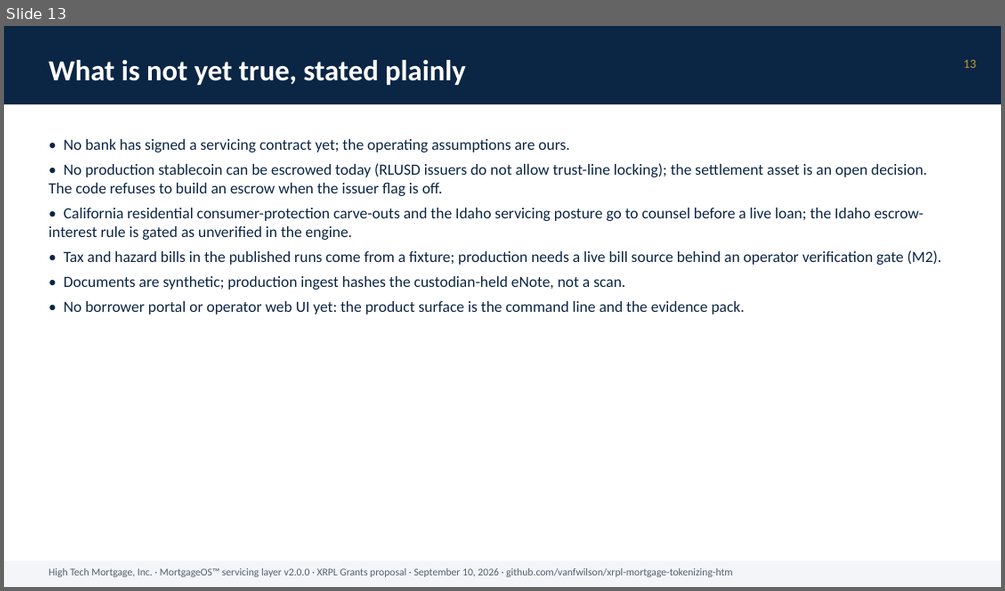
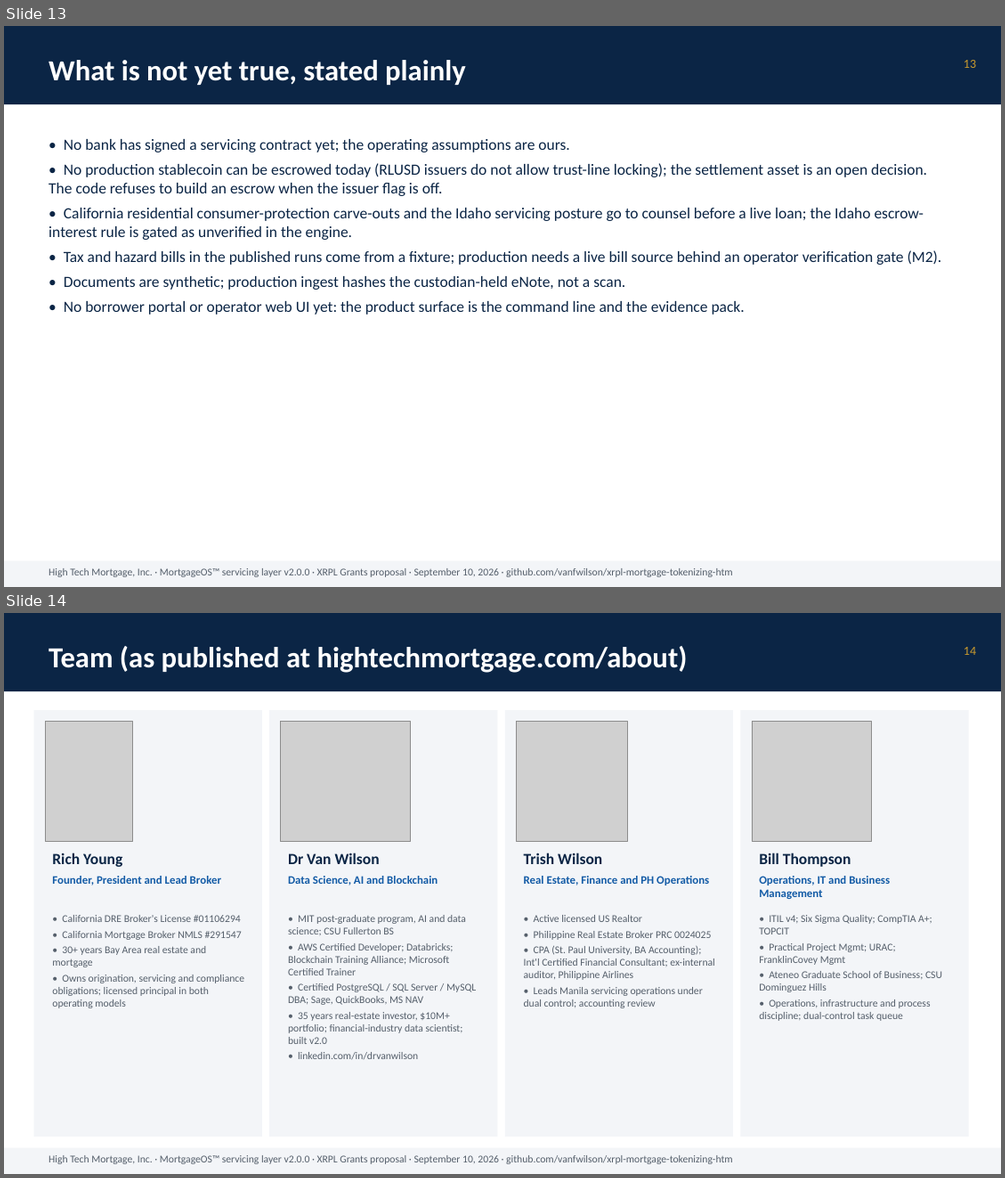
Before and after one commit to vanfwilson/xrpl-mortgage-tokenizing-htm, a slide deck: docs/grant-deck-2026-09-10.pptx. Shown one above the other, each under a label of ours: slide 13 before the commit, slides 13 and 14 after it. The pictures are 1005x591 and 1005x1178 pixels, drawn with LibreOffice and Linux fonts; fonts in the diff are those of the drawing; grey boxes stand for pictures. Boxes give left, top, right and bottom in pixels: in the first picture for what was removed or moved away, otherwise in the second. Text is boxed around its words. In the diff, an @@ line names an element or a change of style, - is before the commit and + after.

```diff
--- a/docs/grant-deck-2026-09-10.pptx
+++ b/docs/grant-deck-2026-09-10.pptx
@@ slide 14 added at (x1=4, y1=613, x2=1001, y2=1174), background #FFFFFF @@
@@ rectangle added at (x1=4, y1=613, x2=1001, y2=691), fill #0B2545 @@
@@ text added at (x1=48, y1=646, x2=688, y2=673), 28 pt, text #FFFFFF, bold @@
+Team (as published at hightechmortgage.com/about)
@@ text added at (x1=963, y1=647, x2=976, y2=655), 12 pt, text #C99A2E @@
+14
@@ rectangle added at (x1=34, y1=710, x2=262, y2=1136), fill #F3F5F8 @@
@@ rectangle added at (x1=269, y1=710, x2=498, y2=1136), fill #F3F5F8 @@
@@ rectangle added at (x1=505, y1=710, x2=733, y2=1136), fill #F3F5F8 @@
@@ rectangle added at (x1=741, y1=710, x2=969, y2=1136), fill #F3F5F8 @@
@@ picture added at (x1=45, y1=722, x2=133, y2=841) @@
@@ picture added at (x1=281, y1=722, x2=411, y2=841) @@
@@ picture added at (x1=517, y1=722, x2=628, y2=841) @@
@@ picture added at (x1=752, y1=722, x2=872, y2=841) @@
@@ text added at (x1=52, y1=852, x2=122, y2=867), 15 pt, text #0B2545, bold @@
+Rich Young
@@ text added at (x1=288, y1=852, x2=380, y2=864), 15 pt, text #0B2545, bold @@
+Dr Van Wilson
@@ text added at (x1=524, y1=852, x2=602, y2=864), 15 pt, text #0B2545, bold @@
+Trish Wilson
@@ text added at (x1=759, y1=852, x2=851, y2=867), 15 pt, text #0B2545, bold @@
+Bill Thompson
@@ text added at (x1=52, y1=876, x2=221, y2=885), 11 pt, text #135BA6, bold @@
+Founder, President and Lead Broker
@@ text added at (x1=288, y1=876, x2=437, y2=885), 11 pt, text #135BA6, bold @@
+Data Science, AI and Blockchain
@@ text added at (x1=524, y1=876, x2=709, y2=885), 11 pt, text #135BA6, bold @@
+Real Estate, Finance and PH Operations
@@ text added at (x1=759, y1=876, x2=890, y2=899), 11 pt, text #135BA6, bold @@
+Operations, IT and Business Management
@@ text added at (x1=52, y1=915, x2=244, y2=1008), 10 pt, text #555F6B @@
+• California DRE Broker's License #01106294
+• California Mortgage Broker NMLS #291547
+• 30+ years Bay Area real estate and mortgage
+• Owns origination, servicing and compliance obligations; licensed principal in both operating models
@@ text added at (x1=288, y1=915, x2=476, y2=1060), 10 pt, text #555F6B @@
+• MIT post-graduate program, AI and data science; CSU Fullerton BS
+• AWS Certified Developer; Databricks; Blockchain Training Alliance; Microsoft Certified Trainer
+• Certified PostgreSQL / SQL Server / MySQL DBA; Sage, QuickBooks, MS NAV
+• 35 years real-estate investor, $10M+ portfolio; financial-industry data scientist; built v2.0
+• linkedin.com/in/drvanwilson
@@ text added at (x1=524, y1=915, x2=714, y2=1008), 10 pt, text #555F6B @@
+• Active licensed US Realtor
+• Philippine Real Estate Broker PRC 0024025
+• CPA (St. Paul University, BA Accounting); Int'l Certified Financial Consultant; ex-internal auditor, Philippine Airlines
+• Leads Manila servicing operations under dual control; accounting review
@@ text added at (x1=759, y1=915, x2=942, y2=1021), 10 pt, text #555F6B @@
+• ITIL v4; Six Sigma Quality; CompTIA A+; TOPCIT
+• Practical Project Mgmt; URAC; FranklinCovey Mgmt
+• Ateneo Graduate School of Business; CSU Dominguez Hills
+• Operations, infrastructure and process discipline; dual-control task queue
@@ rectangle added at (x1=4, y1=1148, x2=1001, y2=1174), fill #F3F5F8 @@
@@ text added at (x1=48, y1=1155, x2=732, y2=1164), 10 pt, text #555F6B @@
+High Tech Mortgage, Inc. · MortgageOS™ servicing layer v2.0.0 · XRPL Grants proposal · September 10, 2026 · github.com/vanfwilson/xrpl-mortgage-tokenizing-htm
```
Also in this commit, not shown: 1 other slide added, 1 slide removed, 4 other files.
